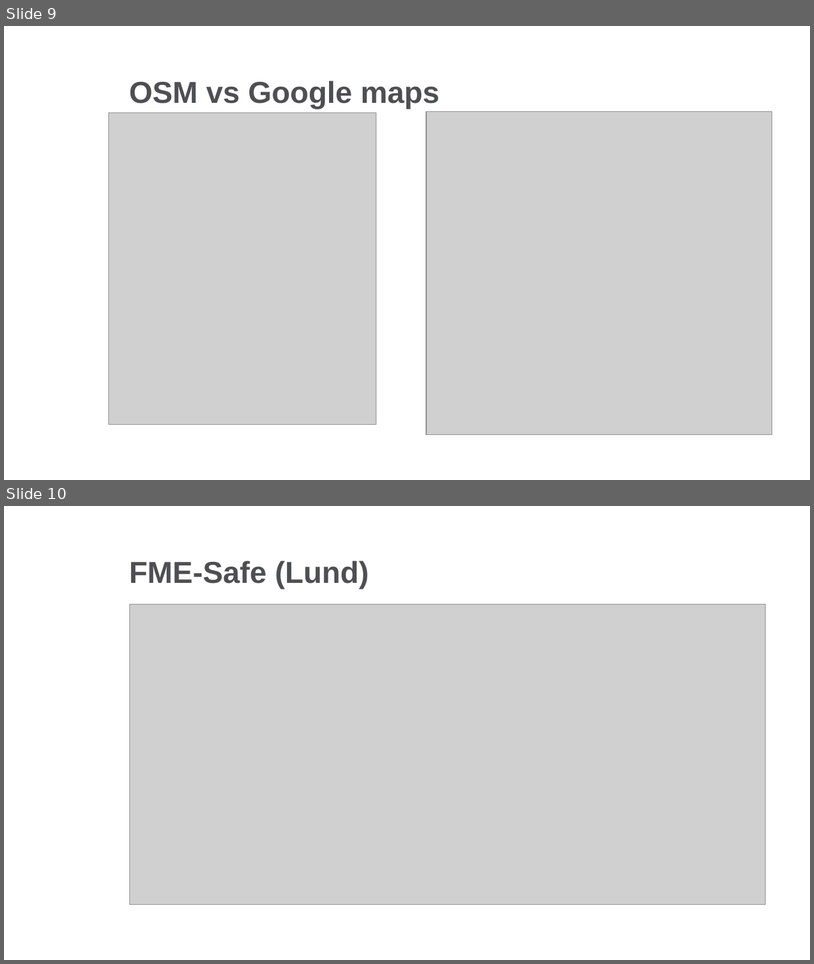
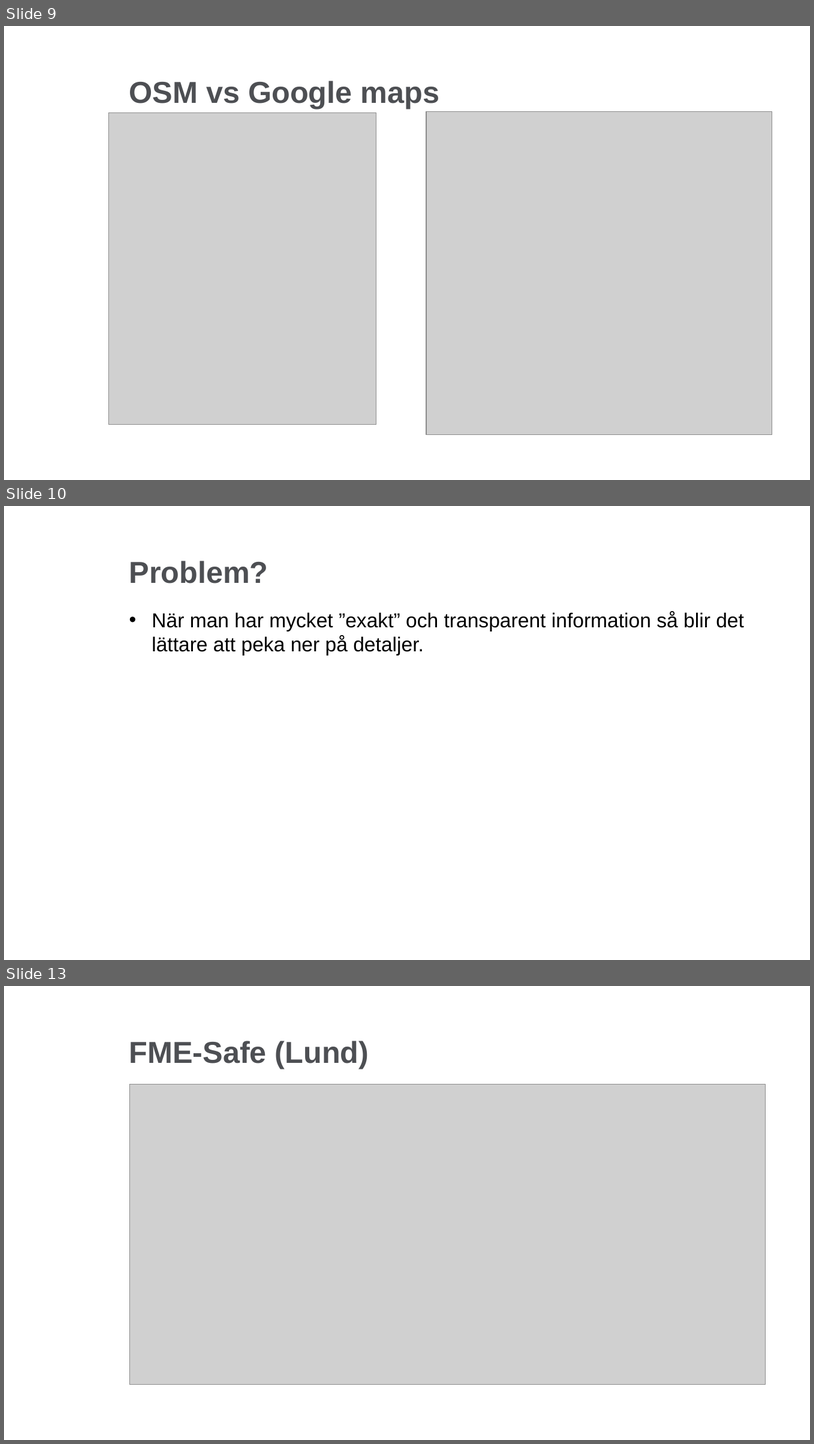
Before and after one commit to lundopendata/relativnarhet, a slide deck: RelativNarhetGeodatasamverkan2018.pptx. Shown one above the other, each under a label of ours: slides 9 and 10 before the commit, slides 9, 10 and 13 after it; the slides between them are not shown. The pictures are 814x964 and 814x1444 pixels, drawn with LibreOffice and Linux fonts; fonts in the diff are those of the drawing; grey boxes stand for pictures; background and template pictures are left out. Boxes give left, top, right and bottom in pixels: in the first picture for what was removed or moved away, otherwise in the second. Text is boxed around its words. In the diff, an @@ line names an element or a change of style, - is before the commit and + after.

```diff
--- a/RelativNarhetGeodatasamverkan2018.pptx
+++ b/RelativNarhetGeodatasamverkan2018.pptx
@@ slide 10 added at [4,506,810,960], background #FFFFFF @@
@@ title added at [129,561,269,583], 36 pt, text #4D4F53, bold @@
+Problem?
@@ text added at [152,611,744,655], 24 pt, text #000000 @@
+• När man har mycket ”exakt” och transparent information så blir det lättare att peka ner på detaljer.
@@ what was slide 10 is now slide 13 @@
```
Also in this commit, not shown: 2 other slides added.
